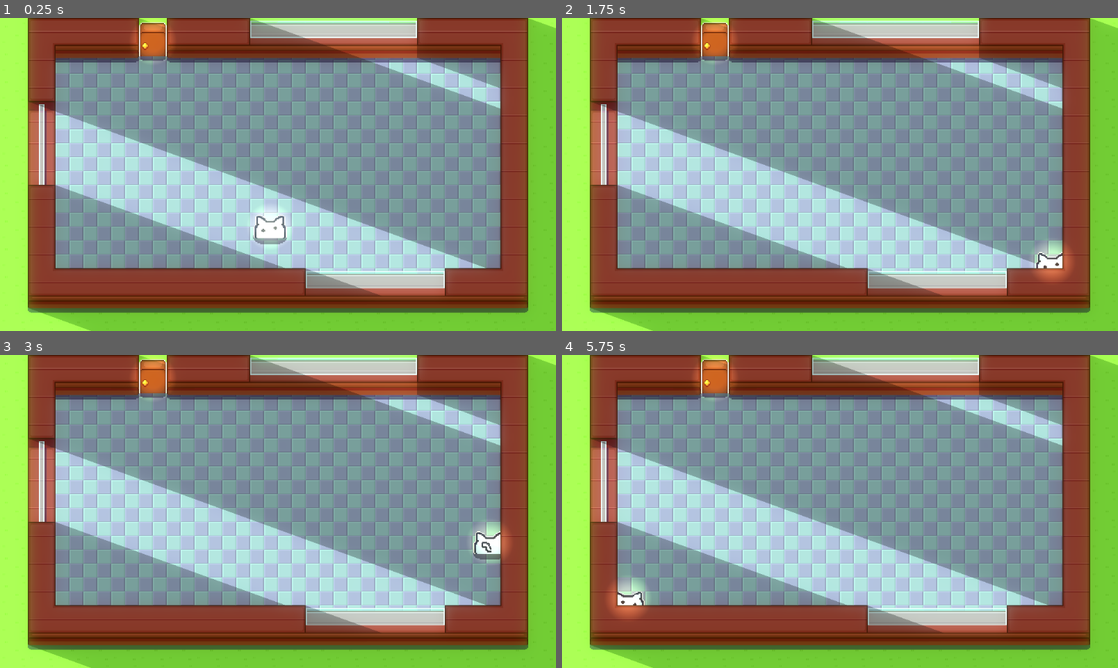
Above: before the commit, frames 1-4 (two rows, left to right).
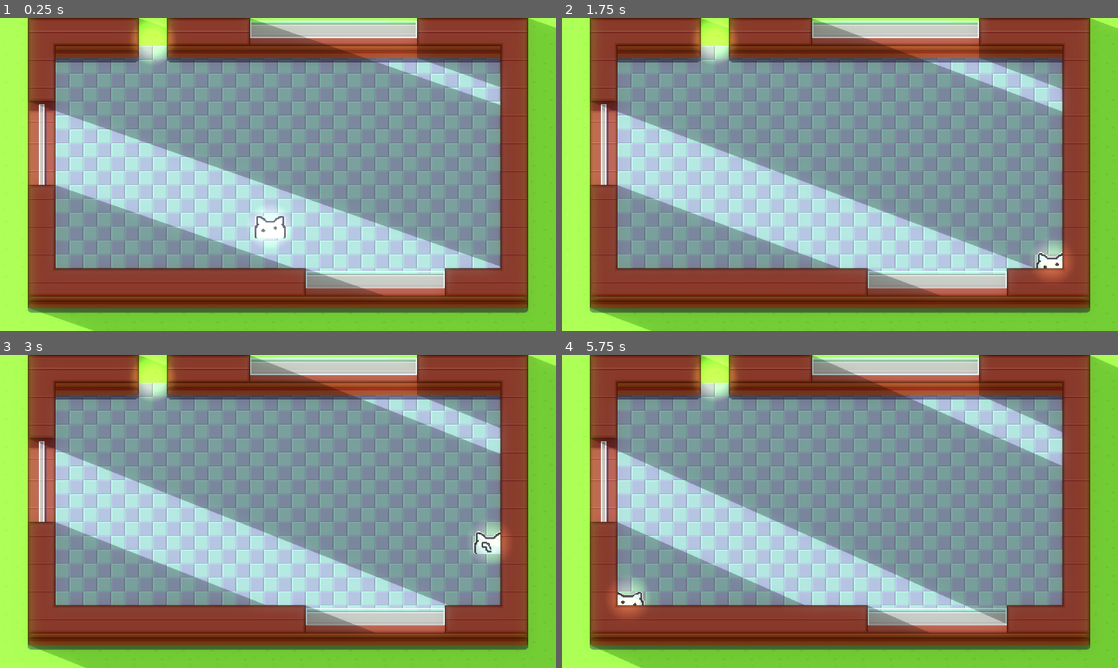
Above: after the commit, the same moments.

Repository: RAFAELPADILHA2011/Projeto-Remanejo-de-res-duos
Game: Godot game, scene res://Game/jogo.tscn
The game is run twice, just before and just after one commit, with the same random seed, the same clock (stepped at 60 frames per second) and the same inputs.
Inputs:
- Up to frame 1 (0.25 s): no input
- Up to frame 2 (1.75 s): hold Right (ui_right) 0.53-1.28 s; hold Down (ui_down) from 1.28 s (still down)
- Up to frame 3 (3 s): release Down (ui_down) at 2.03 s; hold Right (ui_right) 2.03-2.78 s; hold Up (ui_up) from 2.78 s (still down)
- Up to frame 4 (5.75 s): release Up (ui_up) at 3.53 s; hold Left (ui_left) 3.53-5.03 s; hold Down (ui_down) from 5.03 s (still down)

The runs differ from the first frame. In frame 1, 2.3% of the frame differs, in the area x 6-100%, y 0-100%; in frame 2, 1.8%; in frame 3, 3.9%; in frame 4, 7.9%, in the area x 5-100%, y 0-100%.

Commit message:
light is moved

Diff:
--- /dev/null
+++ b/Game/Scripts/Time.gd
@@ -0,0 +1,41 @@
+extends WorldEnvironment
+
+@export var dirLuz : DirectionalLight2D
+
+@export var Tempo : CanvasModulate
+
+const VOLTA_INTEIRA : float = TAU
+
+const TEMPO : float = 500
+
+const MEIO_TEMPO : float = TEMPO/2
+
+const DIA_TEMPO : Color = Color.WHITE
+
+const NOITE_TEMPO : Color = Color(0.529, 0.294, 0.529)
+
+const MIN_BRILHO : float = 0.25
+
+const MAX_BRILHO : float = 0.5
+
+var tweenLuz : Tween = null
+
+var tweenTempo
+
+func _ready():
+    rotacionandoLuz()
+    mudaTempo()
+
+func rotacionandoLuz():
+    if tweenLuz: tweenLuz.kill()
+    tweenLuz = create_tween().bind_node(self).set_loops()
+    tweenLuz.tween_property(dirLuz, "rotation", VOLTA_INTEIRA, TEMPO)
+    tweenLuz.tween_property(dirLuz, "rotation", -VOLTA_INTEIRA, 0)
+
+func mudaTempo():
+    if tweenTempo: tweenTempo.kill()
+    tweenTempo = create_tween().bind_node(self).set_loops()
+    tweenTempo.tween_property(Tempo, "color", NOITE_TEMPO, MEIO_TEMPO)
+    tweenTempo.parallel().tween_property(self, "environment:tonemap_exposure", MIN_BRILHO, MEIO_TEMPO)
+    tweenTempo.tween_property(Tempo, "color", DIA_TEMPO, MEIO_TEMPO)
+    tweenTempo.parallel().tween_property(self, "environment:tonemap_exposure", MAX_BRILHO, MEIO_TEMPO)
--- a/Game/jogo.tscn
+++ b/Game/jogo.tscn
@@ -3,55 +3,63 @@
 [ext_resource type="TileSet" uid="uid://cemail2w1c6fw" path="res://Game/tile/Tile.tres" id="1_ls6vi"]
 [ext_resource type="PackedScene" uid="uid://m0s7ntlmcgax" path="res://Itens/scenes/player.tscn" id="1_tu541"]
 [ext_resource type="PackedScene" uid="uid://cxdsajbrosdmp" path="res://Itens/scenes/Porta.tscn" id="3_iqat7"]
+[ext_resource type="Script" uid="uid://be36515kmvrnw" path="res://Game/Scripts/Time.gd" id="4_ncfm0"]
 
 [sub_resource type="Environment" id="Environment_iqat7"]
 background_mode = 3
 background_canvas_max_layer = 1
 tonemap_mode = 1
-tonemap_exposure = 0.48
+tonemap_exposure = 0.5
 glow_enabled = true
 glow_intensity = 1.4
 glow_bloom = 0.3
 
 [node name="Jogo" type="Node2D" unique_id=1019289205]
 
-[node name="Mapa" type="Node2D" parent="." unique_id=1155590382]
+[node name="Mundo" type="Node2D" parent="." unique_id=297495802]
+
+[node name="Elementos" type="Node2D" parent="Mundo" unique_id=941685783]
+
+[node name="Porta" parent="Mundo/Elementos" unique_id=1009025822 instance=ExtResource("3_iqat7")]
+use_parent_material = true
+position = Vector2(176, 27)
+
+[node name="Player" parent="Mundo/Elementos" unique_id=813289457 instance=ExtResource("1_tu541")]
+z_index = 1
+use_parent_material = true
+position = Vector2(311, 240)
+
+[node name="Mapa" type="Node2D" parent="Mundo" unique_id=1155590382]
 y_sort_enabled = true
 use_parent_material = true
 
-[node name="chao" type="TileMapLayer" parent="Mapa" unique_id=1445728143]
+[node name="chao" type="TileMapLayer" parent="Mundo/Mapa" unique_id=1445728143]
 use_parent_material = true
 tile_map_data = PackedByteArray("AAAAAAAAAQABAAIAAAABAAAAAQABAAIAAAACAAAAAQABAAIAAAADAAAAAQABAAIAAAAEAAAAAQABAAIAAAAFAA …(3760 unchanged characters)…
 tile_set = ExtResource("1_ls6vi")
 
-[node name="paredes" type="TileMapLayer" parent="Mapa" unique_id=73864185]
+[node name="paredes" type="TileMapLayer" parent="Mundo/Mapa" unique_id=73864185]
 z_index = 1
 y_sort_enabled = true
 tile_map_data = PackedByteArray("AAADAAoAAQACAAAAAAAEAAoAAQACAAAAAAAFAAoAAQACAAAAAAAGAAoAAQACAAAAAAAHAAoAAQACAAAAAAAIAA …(448 unchanged characters)…
 tile_set = ExtResource("1_ls6vi")
 
-[node name="paredesSuperiores" type="TileMapLayer" parent="Mapa" unique_id=1704252436]
+[node name="paredesSuperiores" type="TileMapLayer" parent="Mundo/Mapa" unique_id=1704252436]
 z_index = 2
 y_sort_enabled = true
 use_parent_material = true
 tile_map_data = PackedByteArray("AAABAAgAAQAAAAEAAAABAAEAAQAAAAEAAAABAAIAAQAFAAEAAAABAAYAAQAEAAEAAAABAAcAAQAAAAEAAAASAA …(736 unchanged characters)…
 tile_set = ExtResource("1_ls6vi")
 
-[node name="Player" parent="." unique_id=813289457 instance=ExtResource("1_tu541")]
-z_index = 1
-use_parent_material = true
-position = Vector2(311, 240)
+[node name="WorldEnvironment" type="WorldEnvironment" parent="Mundo" unique_id=1425342393 node_paths=PackedStringArray("dirLuz", "Tempo")]
+environment = SubResource("Environment_iqat7")
+script = ExtResource("4_ncfm0")
+dirLuz = NodePath("CanvasModulate/DirectionalLight2D")
+Tempo = NodePath("CanvasModulate")
 
-[node name="Porta" parent="." unique_id=1009025822 instance=ExtResource("3_iqat7")]
-use_parent_material = true
-position = Vector2(176, 27)
+[node name="CanvasModulate" type="CanvasModulate" parent="Mundo/WorldEnvironment" unique_id=962148904]
 
-[node name="WorldEnvironment" type="WorldEnvironment" parent="." unique_id=1425342393]
-environment = SubResource("Environment_iqat7")
-
-[node name="CanvasModulate" type="CanvasModulate" parent="." unique_id=962148904]
-
-[node name="DirectionalLight2D" type="DirectionalLight2D" parent="." unique_id=1272265055]
-rotation = -1.2230023
+[node name="DirectionalLight2D" type="DirectionalLight2D" parent="Mundo/WorldEnvironment/CanvasModulate" unique_id=1272265055]
+rotation = -1.2391838
 color = Color(0.6077073, 0.6077073, 0.6077073, 1)
 shadow_enabled = true
--- a/Itens/scenes/QuitPopup.gd
+++ b/Itens/scenes/QuitPopup.gd
@@ -40,6 +40,7 @@
 	botaoVoltar.button_down.connect(voltarPrecionado)
 
 func aparecer():
+	get_tree().paused = true
 	if tween: tween.kill()
 	tween = create_tween().bind_node(popup).set_parallel()
 	tween.tween_property(popup, "position:y", NORMAL_POS, SEC)
@@ -59,6 +60,7 @@
 	tween.tween_property(Fundo, "material:shader_parameter/intencidade_borrao", 0, SEC_LONGO)
 	await tween.finished
 	possoPrecionar = false
+	get_tree().paused = false
 
 func sairPrecionado():
 	if not possoPrecionar: return
--- a/Itens/scenes/player.tscn
+++ b/Itens/scenes/player.tscn
@@ -131,4 +131,5 @@
 
 [node name="PointLight2D" type="PointLight2D" parent="." unique_id=113408764]
 color = Color(1, 1, 0.5294118, 0.79607844)
+energy = 0.7
 texture = SubResource("GradientTexture2D_ibx38")
--- a/Itens/scenes/quitPop.tscn
+++ b/Itens/scenes/quitPop.tscn
@@ -37,6 +37,7 @@
 region = Rect2(100, 45, 100, 45)
 
 [node name="QuitPopup" type="CanvasLayer" unique_id=1353400089 node_paths=PackedStringArray("popup", "Fundo", "botaoSair", "botaoVoltar")]
+process_mode = 2
 script = ExtResource("1_1877r")
 popup = NodePath("Node2D")
 Fundo = NodePath("Node2D/ColorRect")
--- a/project.godot
+++ b/project.godot
@@ -19,7 +19,6 @@
 
 window/size/viewport_width=640
 window/size/viewport_height=360
-window/size/mode=3
 window/size/initial_position_type=3
 window/size/window_width_override=1280
 window/size/window_height_override=720
Not shown, added: Game/Scripts/Time.gd.uid
